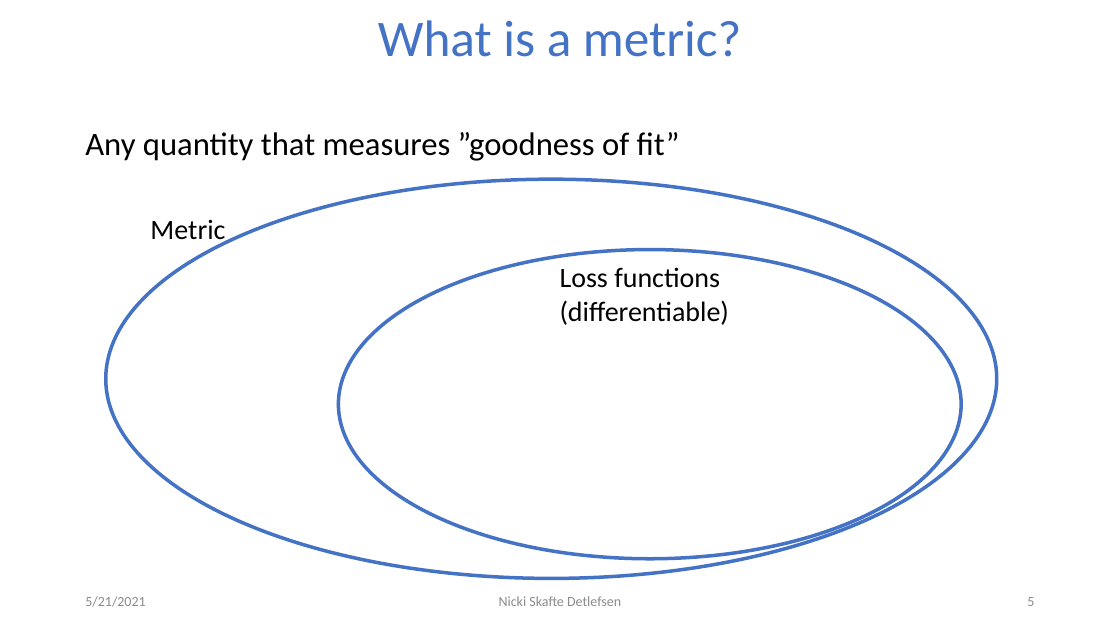
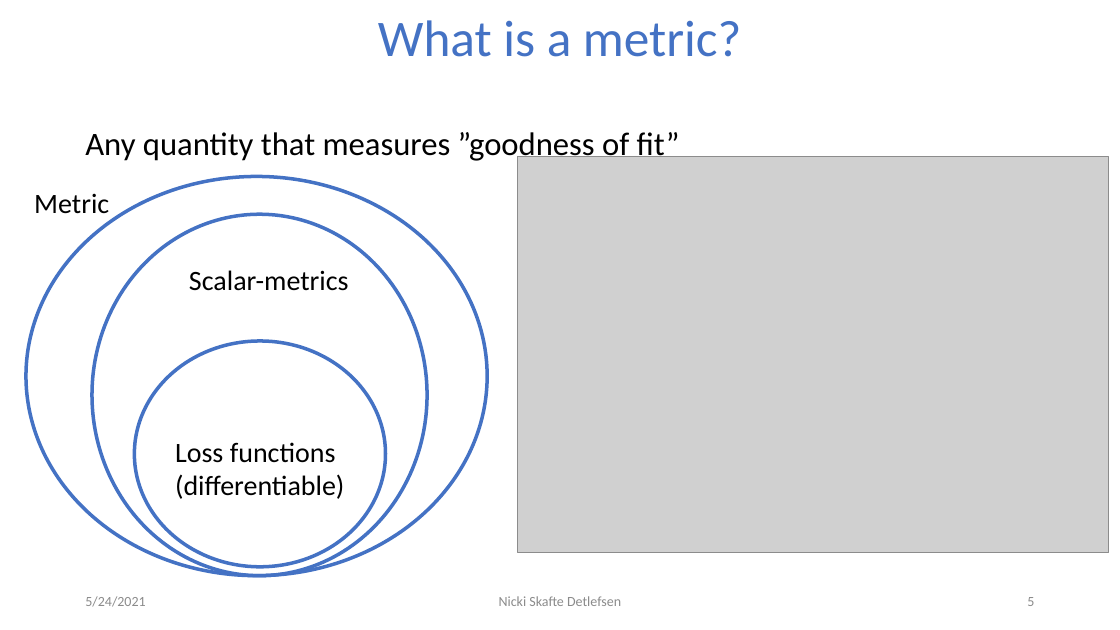
Before and after one commit to DeepEasterbunny/dtu_mlops, a slide deck: slide 5 of 09_crossvalidation_at_scale/Hyperparameters.pptx. Drawn at 1120x630 pixels with LibreOffice and Linux fonts; fonts in the diff are those of the drawing; grey boxes stand for pictures; background and template pictures are left out. Boxes give left, top, right and bottom in pixels: in the first picture for what was removed or moved away, otherwise in the second. Text is boxed around its words. In the diff, an @@ line names an element or a change of style, - is before the commit and + after.

```diff
--- a/09_crossvalidation_at_scale/Hyperparameters.pptx
+++ b/09_crossvalidation_at_scale/Hyperparameters.pptx
@@ ellipse: place and size @@
-ellipse at box(106, 179, 997, 578)
+ellipse at box(26, 176, 487, 576)
@@ picture added at box(518, 157, 1110, 553) @@
@@ text "Metric" rewrapped from box(150, 219, 225, 246) to box(34, 193, 109, 214) @@
@@ ellipse added at box(92, 214, 427, 576), outline #4472C4 3 pt @@
@@ text added at box(189, 270, 349, 291), 24 pt, text #000000 @@
+Scalar-metrics
@@ ellipse: place and size @@
-ellipse at box(339, 250, 961, 559)
+ellipse at box(134, 341, 386, 567)
@@ text "Loss functions": place and size @@
-text "Loss functions" at box(560, 267, 729, 325)
+text "Loss functions" at box(175, 442, 344, 499)
@@ text at box(85, 596, 145, 607): text changed @@
-5/21/2021
+5/24/2021
```
Also in this commit, not shown: 13 other slides changed, 6 other files.
